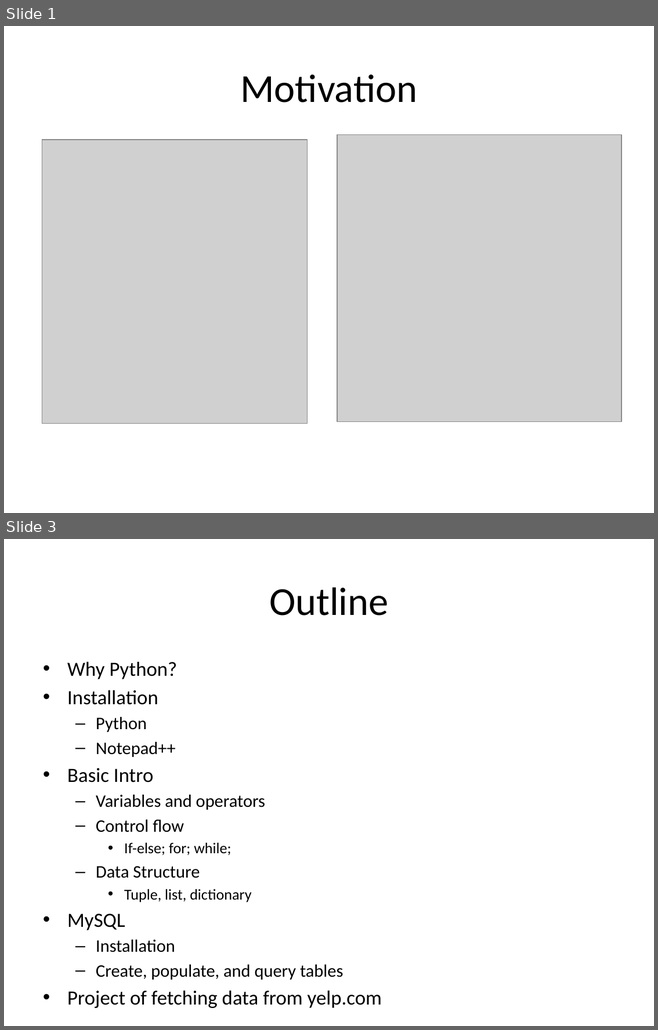
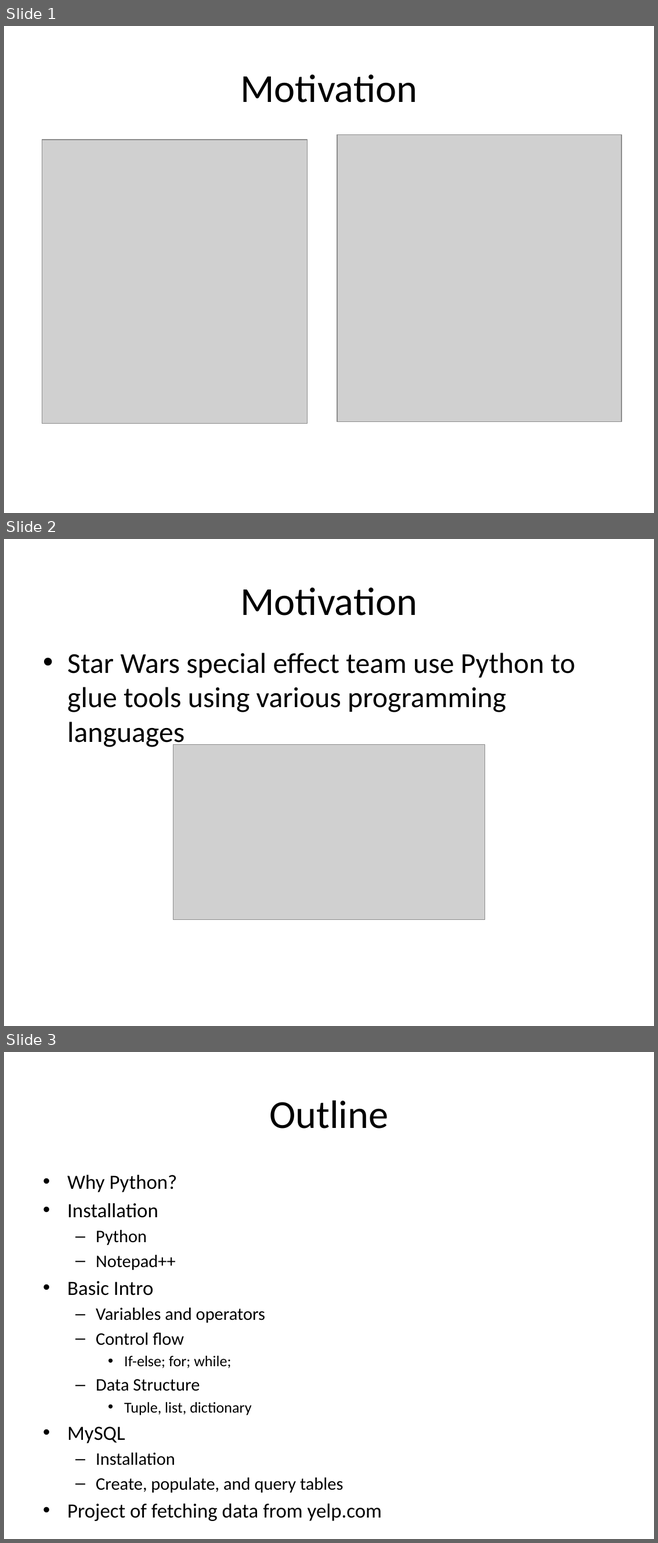
Before and after one commit to cniedotus/Python_scrape, a slide deck: Python Tutorial.pptx. Shown one above the other, each under a label of ours: slides 1 and 3 before the commit, slides 1, 2 and 3 after it; the slides between them are not shown. The pictures are 658x1030 and 658x1543 pixels, drawn with LibreOffice and Linux fonts; fonts in the diff are those of the drawing; grey boxes stand for pictures. Boxes give left, top, right and bottom in pixels: in the first picture for what was removed or moved away, otherwise in the second. Text is boxed around its words. In the diff, an @@ line names an element or a change of style, - is before the commit and + after.

```diff
--- a/Python Tutorial.pptx
+++ b/Python Tutorial.pptx
@@ slide 2 added at bbox=[4, 539, 654, 1026], background #FFFFFF @@
@@ title added at bbox=[240, 587, 417, 616], 44 pt, text #000000 @@
+Motivation
@@ text added at bbox=[67, 653, 575, 749], 32 pt, text #000000 @@
+• Star Wars special effect team use Python to glue tools using various programming languages
@@ picture added at bbox=[173, 745, 484, 920] @@
```
Also in this commit, not shown: 1 slide removed, 7 other files.
